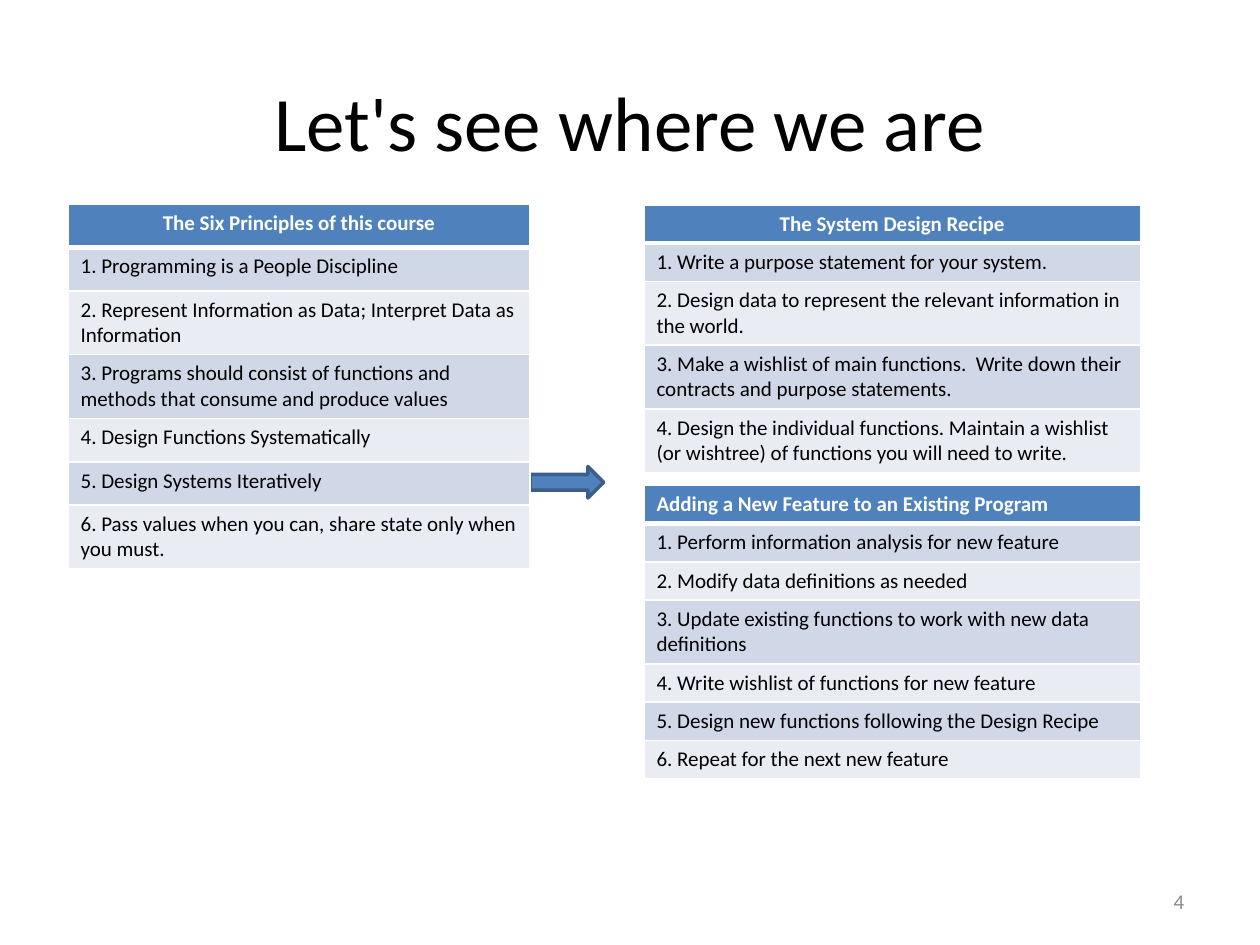
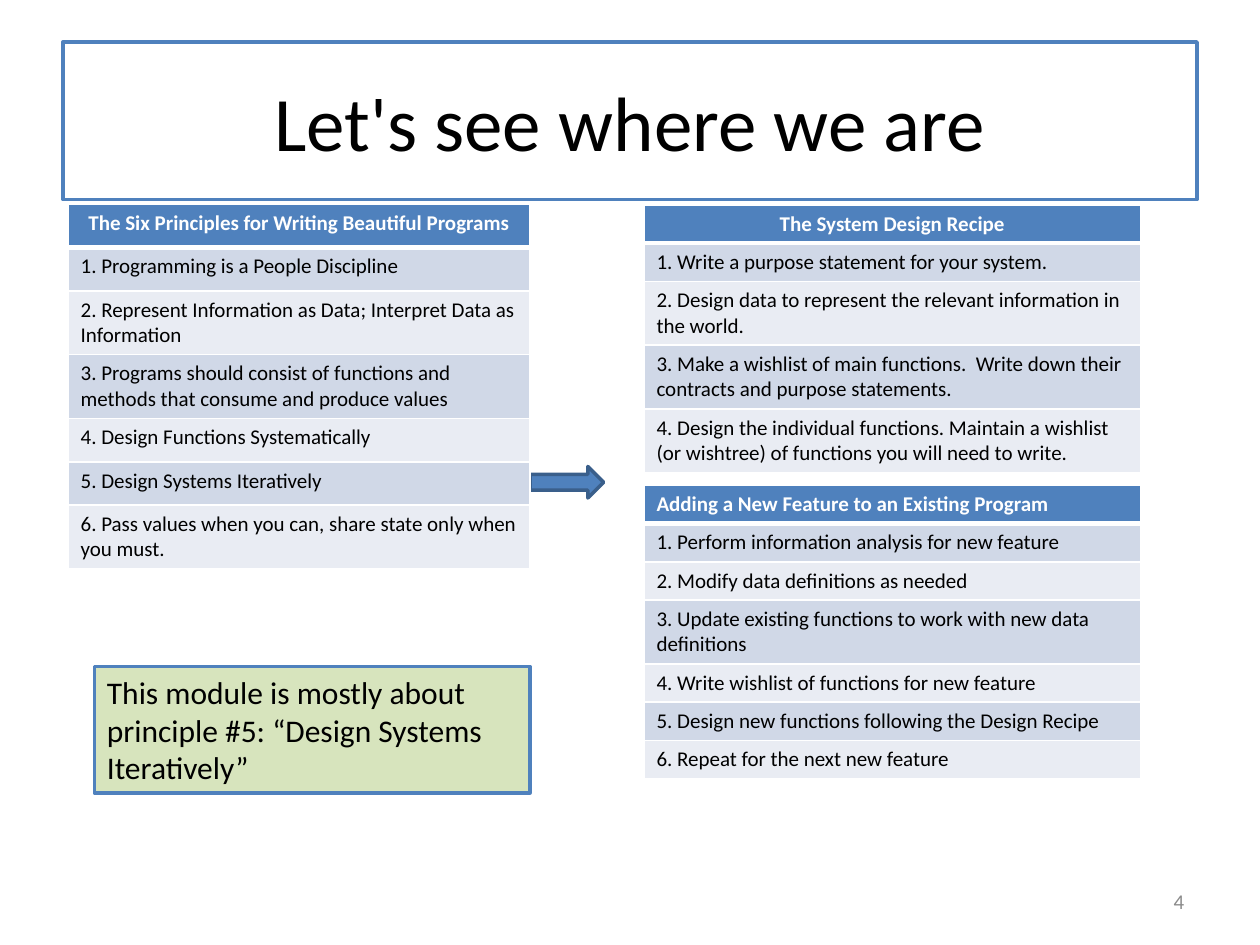
Before and after one commit to mwand/cs5010f16, a slide deck: slide 4 of Slides/Lesson 3.1 Introduction to Universe Programs.pptx. Drawn at 1260x945 pixels with LibreOffice and Linux fonts; fonts in the diff are those of the drawing. Boxes give left, top, right and bottom in pixels: in the first picture for what was removed or moved away, otherwise in the second. Text is boxed around its words. In the diff, an @@ line names an element or a change of style, - is before the commit and + after.

```diff
--- a/Slides/Lesson 3.1 Introduction to Universe Programs.pptx
+++ b/Slides/Lesson 3.1 Introduction to Universe Programs.pptx
@@ title "Let's see where we are" resized from (x1=274, y1=97, x2=985, y2=152) to (x1=63, y1=42, x2=1197, y2=199) @@
@@ title "Let's see where we are" at (x1=63, y1=42, x2=1197, y2=199): fill none to #FFFFFF; outline none to #4F81BD 2.25 pt @@
@@ table at (x1=68, y1=204, x2=530, y2=566) @@
-row 1, column 1: The Six Principles of this course
+row 1, column 1: The Six Principles for Writing Beautiful Programs
@@ rectangle added at (x1=94, y1=667, x2=530, y2=793), fill #D7E4BD, outline #4F81BD 2 pt, 18 pt, text #000000 @@
+This module is mostly about principle #5: “Design Systems Iteratively”
```
Also in this commit, not shown: 40 other slides changed, 1 slide added, 10 other files.
